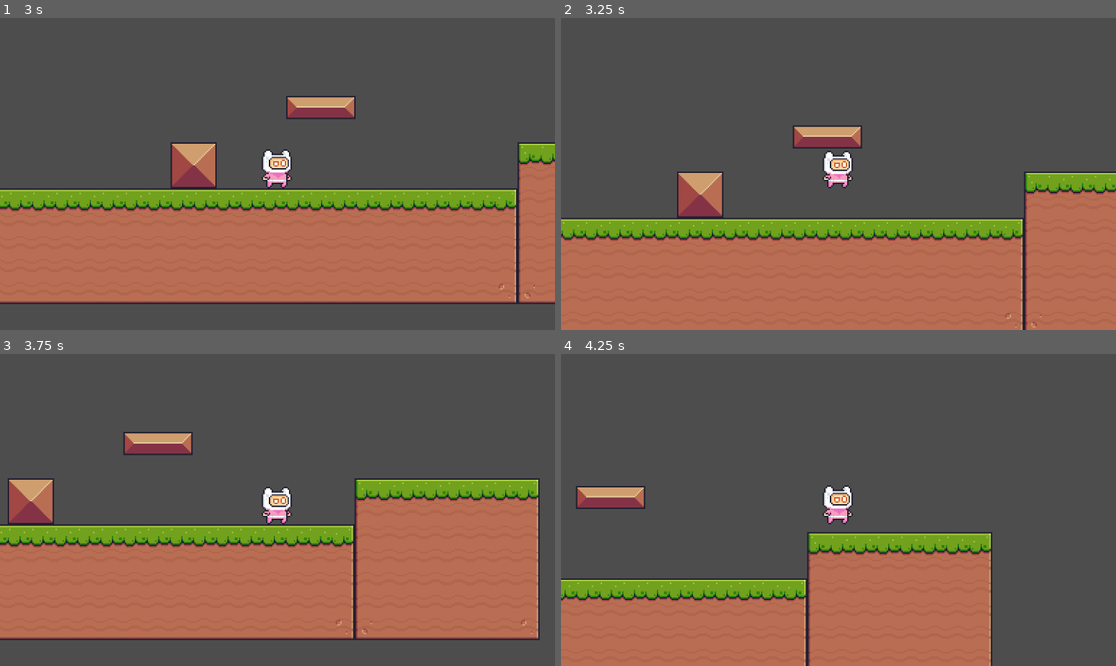
Above: before the commit, frames 1-4 (two rows, left to right).
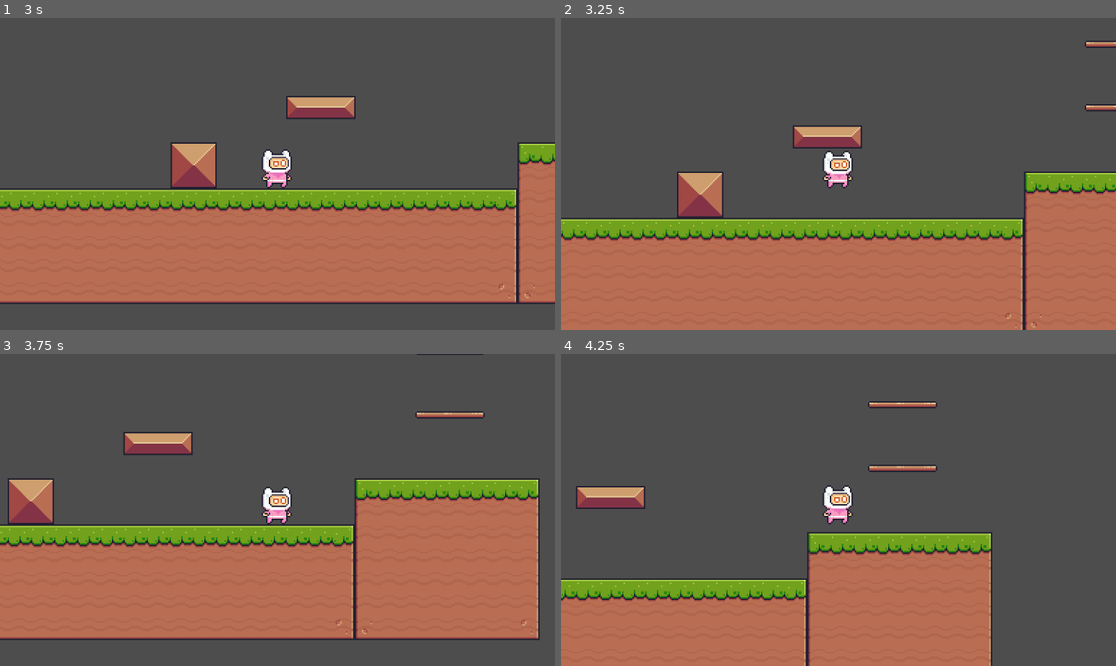
Above: after the commit, the same moments.

Repository: adrian-deguzman/barrion-deguzman-platformer
Game: Godot game, scene res://scenes/game.tscn
Same seed, same stepped clock (60 frames per second), same inputs: the game is played once before the commit and once after it.
Inputs:
- Up to frame 1 (3 s): tap Enter (ui_accept) at 0.5, 0.77, 1.52 s; hold Right (ui_right) 0.53-2.03 s; hold Left (ui_left) 2.03-2.78 s; hold Right (ui_right) from 2.78 s (still down)
- Up to frame 2 (3.25 s): keep holding Right (ui_right); tap Enter (ui_accept) at 3.02 s
- Up to frame 3 (3.75 s): keep holding Right (ui_right)
- Up to frame 4 (4.25 s): keep holding Right (ui_right); tap Enter (ui_accept) at 3.77 s

Frame 1 is identical in both runs. In frame 2, 0.2% of the frame differs, in the area x 94-100%, y 7-30%; in frame 3, 0.3%; in frame 4, 0.6%, in the area x 55-68%, y 15-38%.

Commit message:
added: one-way platform

Diff:
--- a/scenes/game.tscn
+++ b/scenes/game.tscn
@@ -2,6 +2,7 @@
 
 [ext_resource type="PackedScene" uid="uid://c04ffrjs4ynmy" path="res://scenes/player.tscn" id="1_uwrxv"]
 [ext_resource type="Texture2D" uid="uid://2dw1if4xuoh1" path="res://assets/Terrain/Terrain (16x16).png" id="2_yqjtg"]
+[ext_resource type="PackedScene" uid="uid://bo3sp462xqj6a" path="res://scenes/platform.tscn" id="3_lnu2h"]
 
 [sub_resource type="TileSetAtlasSource" id="TileSetAtlasSource_lnu2h"]
 texture = ExtResource("2_yqjtg")
@@ -296,3 +297,12 @@
 tile_set = SubResource("TileSet_lbhrr")
 format = 2
 layer_0/tile_data = PackedInt32Array(65559, 393216, 0, 131095, 393216, 1, 196631, 393216, 1, 262167, 393216, 1, 327703, …(3479 unchanged characters)…
+
+[node name="Platform" parent="." unique_id=840317406 instance=ExtResource("3_lnu2h")]
+position = Vector2(434, -28)
+
+[node name="Platform2" parent="." unique_id=2082880324 instance=ExtResource("3_lnu2h")]
+position = Vector2(434, -72)
+
+[node name="Platform3" parent="." unique_id=1868250250 instance=ExtResource("3_lnu2h")]
+position = Vector2(434, -115)
--- /dev/null
+++ b/scenes/platform.tscn
@@ -0,0 +1,18 @@
+[gd_scene format=3 uid="uid://bo3sp462xqj6a"]
+
+[ext_resource type="Texture2D" uid="uid://2dw1if4xuoh1" path="res://assets/Terrain/Terrain (16x16).png" id="1_ba0x2"]
+
+[sub_resource type="RectangleShape2D" id="RectangleShape2D_nlgqw"]
+size = Vector2(48, 5.5)
+
+[node name="Platform" type="AnimatableBody2D" unique_id=840317406]
+
+[node name="Sprite2D" type="Sprite2D" parent="." unique_id=85042299]
+texture = ExtResource("1_ba0x2")
+region_enabled = true
+region_rect = Rect2(272, 16, 48, 5)
+
+[node name="CollisionShape2D" type="CollisionShape2D" parent="." unique_id=1165076663]
+position = Vector2(0, 0.25)
+shape = SubResource("RectangleShape2D_nlgqw")
+one_way_collision = true
